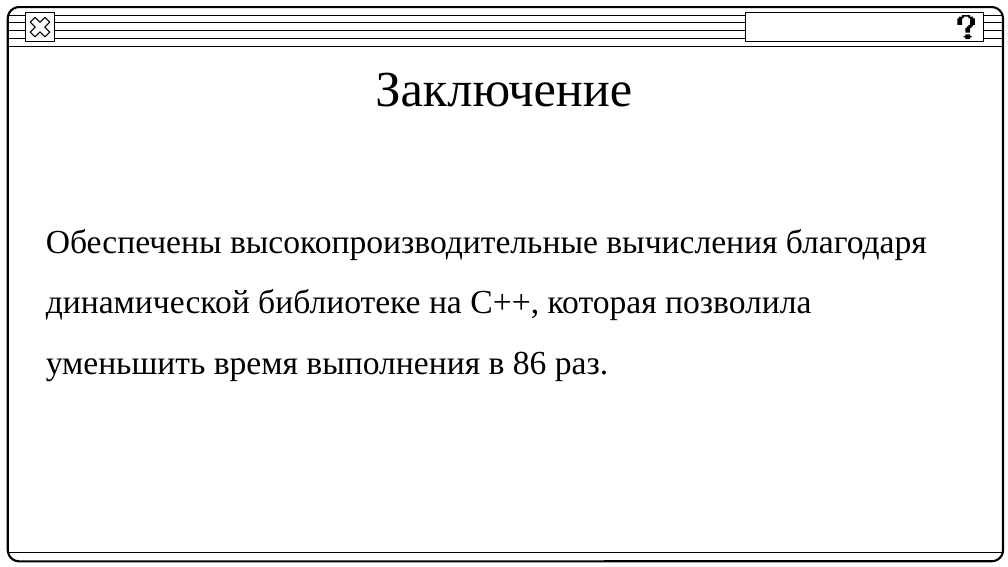
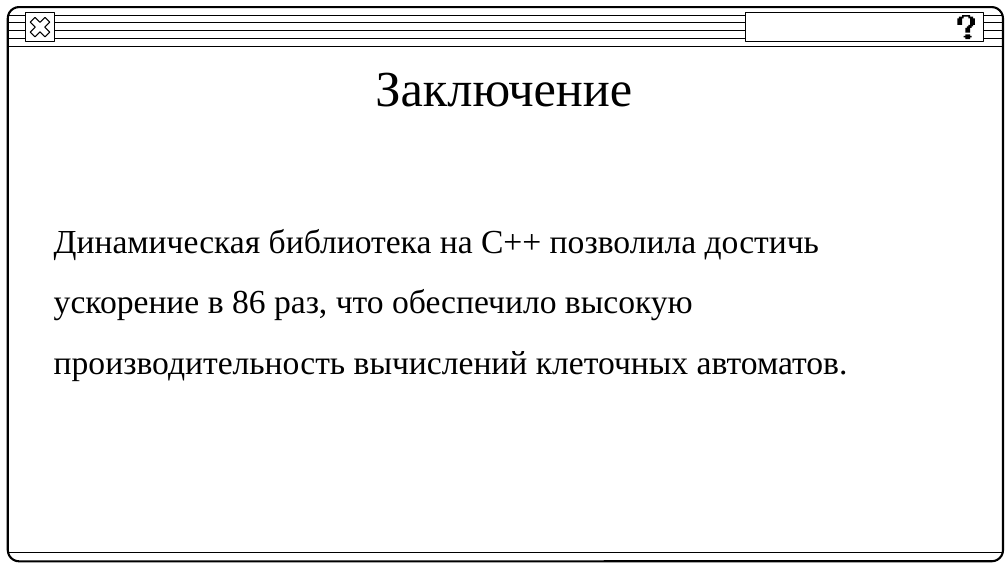
Before and after one commit to BakaKrt/DiplomAPI, a slide deck: slide 11 of ВКР/ВКР.pptx. Drawn at 1008x567 pixels with LibreOffice and Linux fonts; fonts in the diff are those of the drawing. Boxes give left, top, right and bottom in pixels: in the first picture for what was removed or moved away, otherwise in the second. Text is boxed around its words. In the diff, an @@ line names an element or a change of style, - is before the commit and + after.

```diff
--- a/ВКР/ВКР.pptx
+++ b/ВКР/ВКР.pptx
@@ text at bbox=[54, 229, 848, 380]: text changed @@
-Обеспечены высокопроизводительные вычисления благодаря динамической библиотеке на C++, которая позволила уменьшить время выполнения в 86 раз.
+Динамическая библиотека на C++ позволила достичь ускорение в 86 раз, что обеспечило высокую производительность вычислений клеточных автоматов.
```
Also in this commit, not shown: 1 other slide changed, 1 other file.
